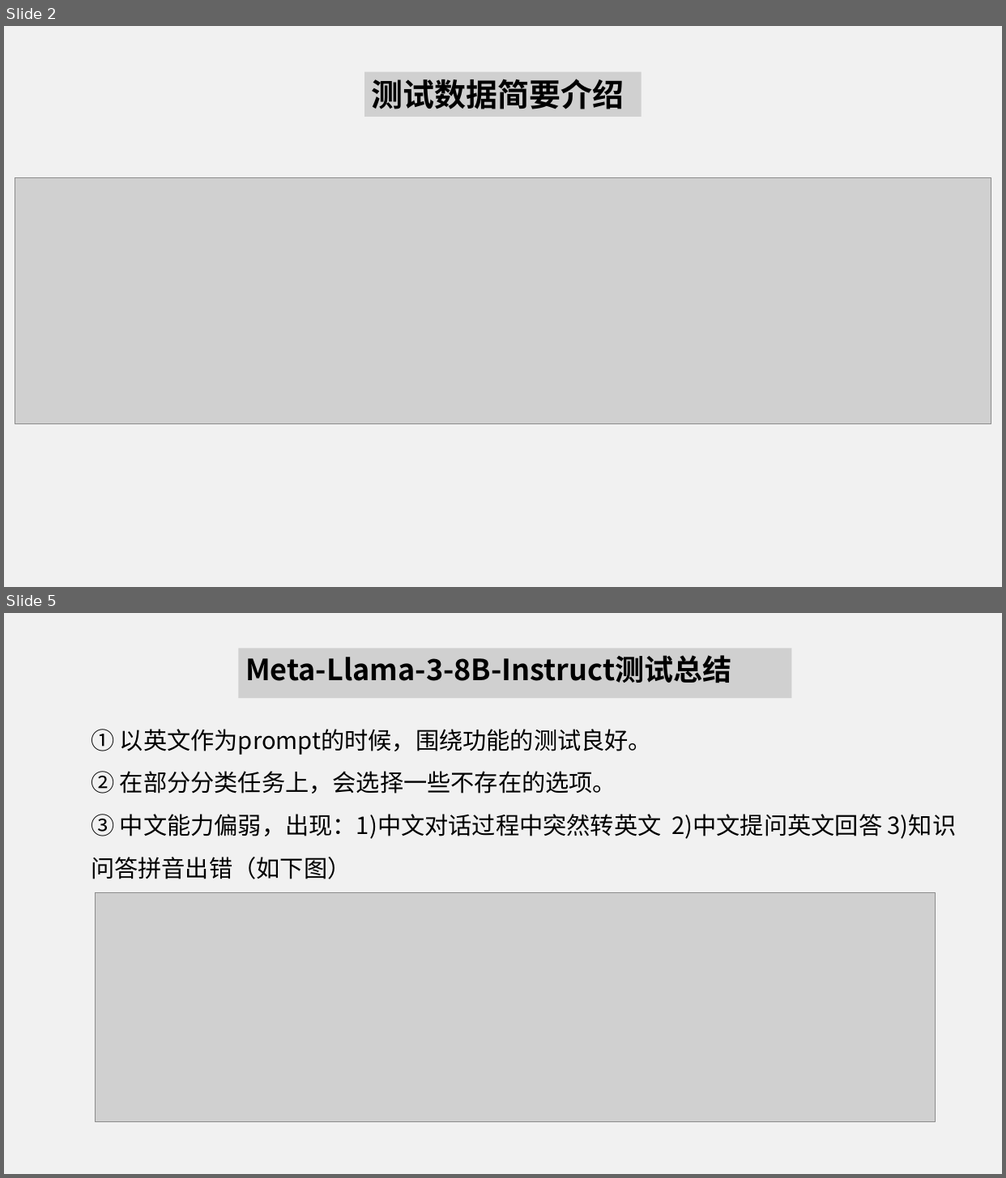
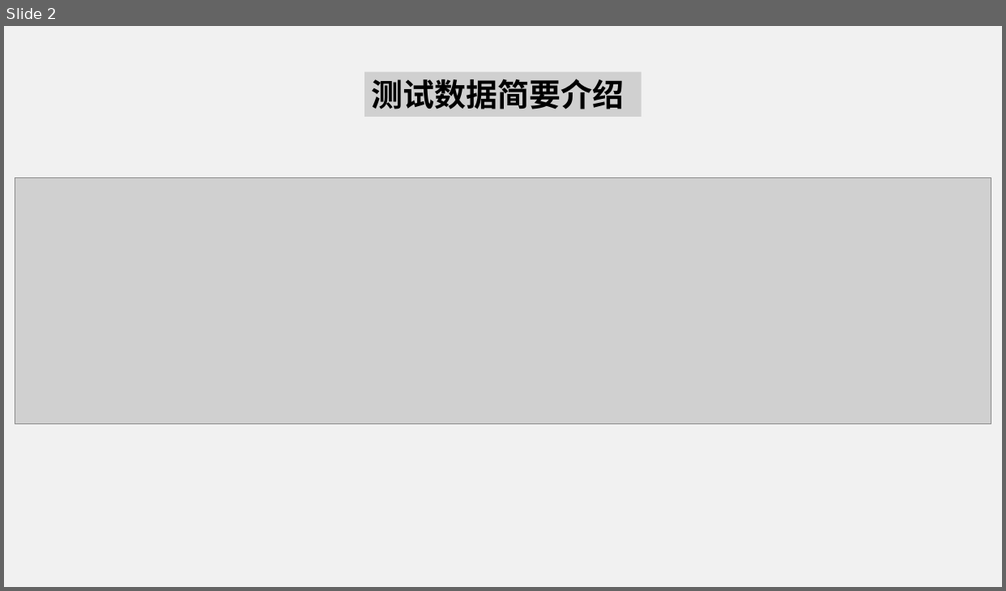
Before and after one commit to bin-Deng-666/LLM-Paper-Learning, a slide deck: 任务3.pptx. Shown one above the other, each under a label of ours: slides 2 and 5 before the commit, slide 2 after it; the slides between them are not shown. The pictures are 1006x1178 and 1006x591 pixels, drawn with LibreOffice and Linux fonts; fonts in the diff are those of the drawing; grey boxes stand for pictures. Boxes give left, top, right and bottom in pixels: in the first picture for what was removed or moved away, otherwise in the second. Text is boxed around its words. In the diff, an @@ line names an element or a change of style, - is before the commit and + after.

```diff
--- a/任务3.pptx
+++ b/任务3.pptx
@@ slide 5 removed at (4,613,1002,1174), background #FFFFFF; not listed: 1 template element that a slide beside it also shows @@
@@ picture removed at (238,648,792,698) @@
-Meta-Llama-3-8B-Instruct测试总结
@@ text removed at (91,729,956,879) @@
-① 以英文作为prompt的时候，围绕功能的测试良好。
-② 在部分分类任务上，会选择一些不存在的选项。
-③ 中文能力偏弱，出现：1)中文对话过程中突然转英文 2)中文提问英文回答 3)知识问答拼音出错（如下图）
@@ picture removed at (95,892,936,1122) @@
```
Also in this commit, not shown: 1 slide changed, 2 other slides removed, 5 other files.
